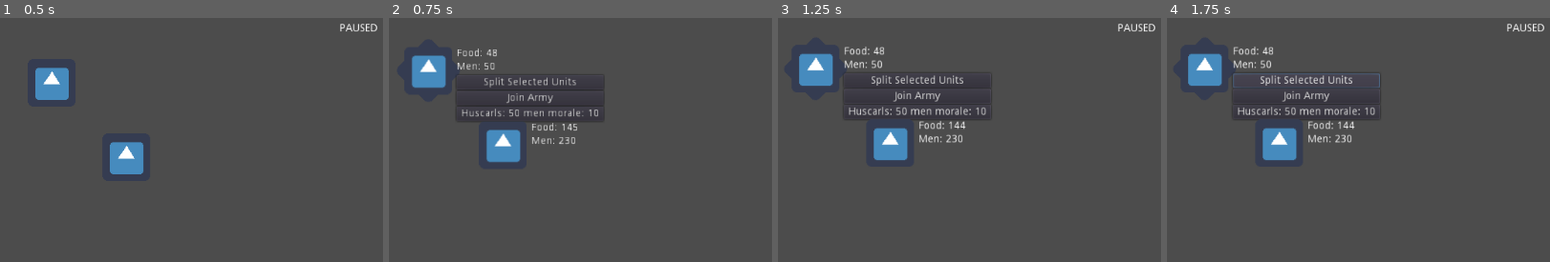
Above: before the commit, frames 1-4 (left to right).
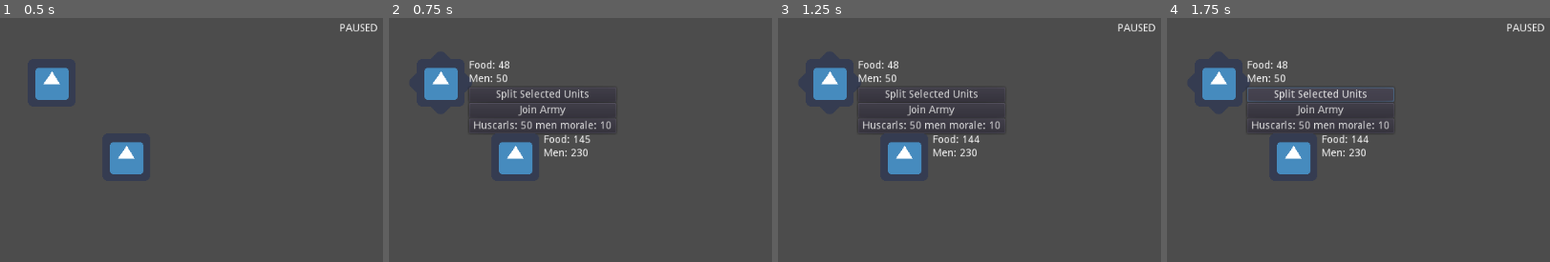
Above: after the commit, the same moments.

Repository: The-Churrosaur/Fimbulvinter-HAGJ-4
Game: Godot game, scene res://main.tscn
Two runs of this game, one before a commit and one after it. Both use one fixed random seed, a clock stepped at 60 frames per second and the inputs below. The engine's default icon, where the game draws it, is replaced by a stand-in: a white triangle on a blue panel in a dark square.
Inputs (mouse positions are in pixels of both pictures, inside the frame that each line leads up to):
- Up to frame 1 (0.5 s): no input
- Up to frame 2 (0.75 s): tap Enter (ui_accept) at 0.5 s; move the mouse to (438, 83) at 0.52 s; hold Right mouse button (ui_rmb) from 0.53 s (still down); click (438, 83) at 0.67 s
- Up to frame 3 (1.25 s): keep holding Right mouse button (ui_rmb); tap Enter (ui_accept) at 0.77 s
- Up to frame 4 (1.75 s): release Right mouse button (ui_rmb) at 1.25 s; click "Split Selected Units" at 1.25 s

Frame 1 is identical in both runs. In frame 2, 6.7% of the frame differs, in the area x 5-60%, y 12-65%; in frame 3, 6.8%; in frame 4, 7.2%, in the area x 5-60%, y 11-65%.

Commit message:
target lines

Diff:
--- a/armies/army_base.gd
+++ b/armies/army_base.gd
@@ -16,6 +16,8 @@
 onready var split_button = $UI/VBoxContainer/Units/SplitButton
 onready var join_button = $UI/VBoxContainer/Units/JoinButton
 
+onready var nav_line = $NavLine
+
 # assigned on birth by army manager
 var army_id : int
 
@@ -40,6 +42,9 @@
 func _ready():
 	# might not actually be necessary
 	call_deferred("after_ready")
+
+	nav_line.add_point(nav_line.position)
+	nav_line.add_point(nav_line.position)
 
 func after_ready():
 	select_area.connect("input_event", self, "on_select_input_event")
@@ -63,6 +68,8 @@
 	var movement = facing.normalized() * velocity * delta
 	move_and_collide(movement)
 
+	nav_line.set_point_position(1, nav_line.to_local(target))
+
 func check_starving():
 	for unit in units.values():
 		if unit.starving:
@@ -133,6 +140,7 @@
 
 func set_target(target):
 	self.target = target
+	nav_line.set_point_position(1, nav_line.to_local(target))
 	print(name, " target set: ", self.target)
 
 # unit management ==========
--- a/armies/army_base.tscn
+++ b/armies/army_base.tscn
@@ -85,3 +85,5 @@
 margin_right = 137.0
 margin_bottom = 41.0
 text = "Join Army"
+
+[node name="NavLine" type="Line2D" parent="."]
--- a/map/army_manager.gd
+++ b/map/army_manager.gd
@@ -41,6 +41,7 @@
 
 	spawn_parent.add_child(army)
 	army.global_position = pos
+	army.set_target(army.global_position)
 
 	return army
 
